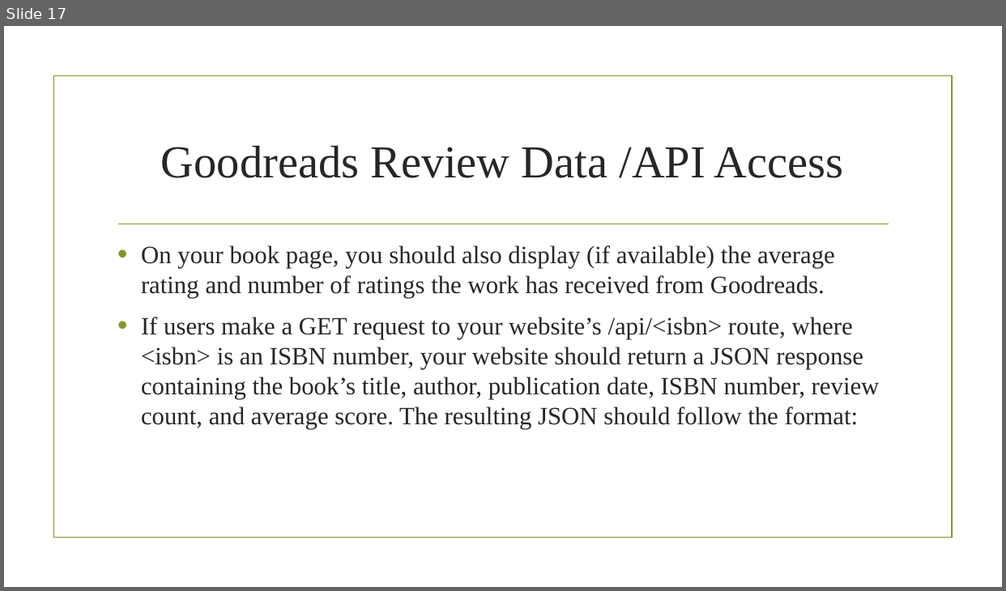
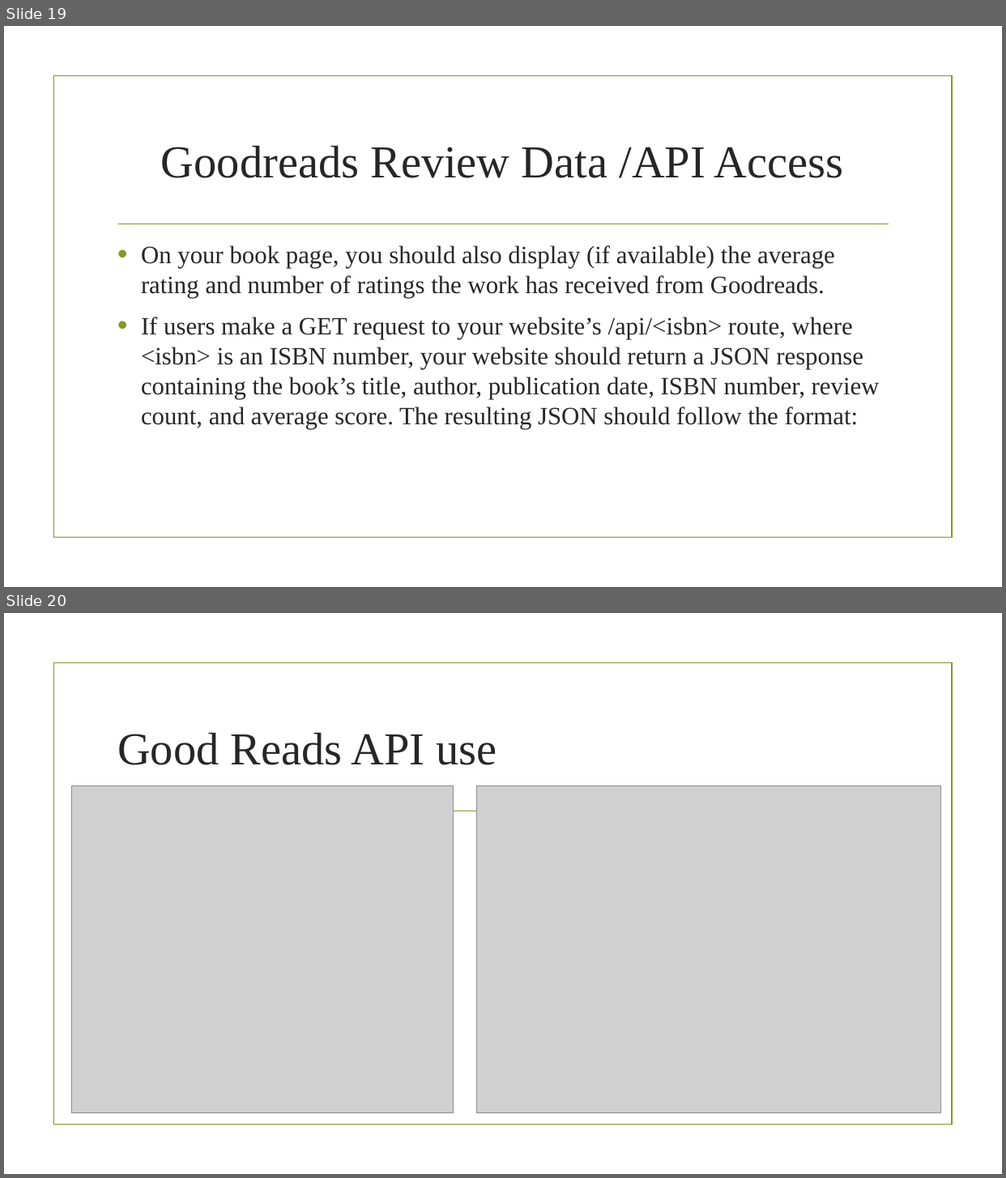
Before and after one commit to gracebcorrea/BOOKS, a slide deck: static/CS50W – Project1.pptx. Shown one above the other, each under a label of ours: slide 17 before the commit, slides 19 and 20 after it. The pictures are 1006x591 and 1006x1178 pixels, drawn with LibreOffice and Linux fonts; fonts in the diff are those of the drawing; grey boxes stand for pictures; background and template pictures are left out. Boxes give left, top, right and bottom in pixels: in the first picture for what was removed or moved away, otherwise in the second. Text is boxed around its words. In the diff, an @@ line names an element or a change of style, - is before the commit and + after.

```diff
--- a/static/CS50W – Project1.pptx
+++ b/static/CS50W – Project1.pptx
@@ slide 20 added at (x1=4, y1=613, x2=1002, y2=1174), background picture (left out); not listed: 2 template elements that a slide beside it also shows @@
@@ title added at (x1=117, y1=733, x2=497, y2=765), 44 pt, text #262626 @@
+Good Reads API use
@@ picture added at (x1=71, y1=786, x2=454, y2=1114) @@
@@ picture added at (x1=477, y1=786, x2=941, y2=1114) @@
@@ what was slide 17 is now slide 19 @@
```
Also in this commit, not shown: 1 slide changed, 5 other slides added, 5 slides removed.
